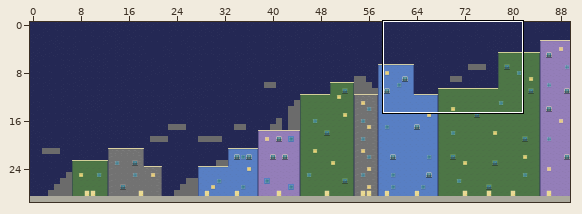
One commit to this Tiled map (JSON): assets/maps/BBlvl1.json. Above: a wide view before the commit, with the close-up outlined.
Close-up. Old version:
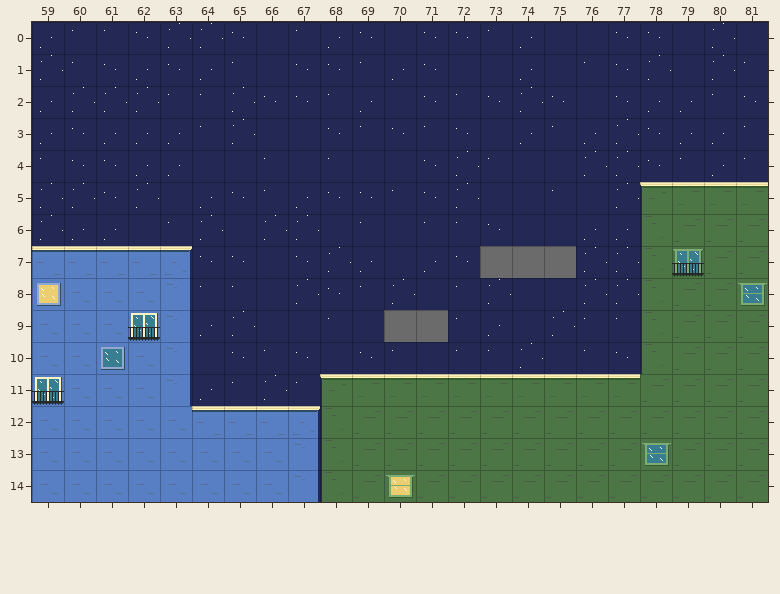
Cells are 32x32 px. Shown: x 59..81, y 0..14. The commit also changed other parts of the map, which this record leaves out.
The result:
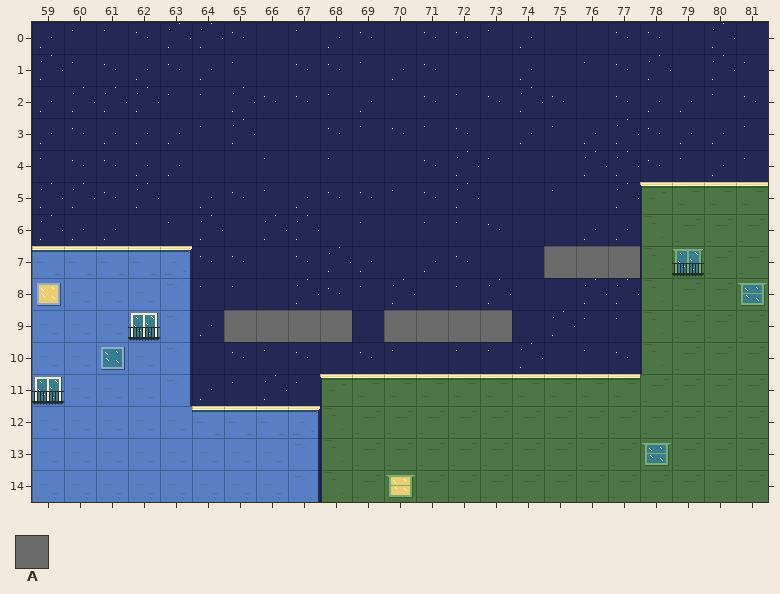
Key: from "new-city": A 45.
_ is an empty cell.
Diff:
Layer "platforms":
y 7: x 73..74 AA -> __; x 76..77 __ -> AA
y 9: x 65..68 ____ -> AAAA; x 72..73 __ -> AA
Where, in picture pixels (left, top, right, bottom), the same in both close-ups:
removed: (480, 246, 544, 278)
added: (576, 246, 640, 278)
added: (224, 310, 352, 342)
added: (448, 310, 512, 342)
